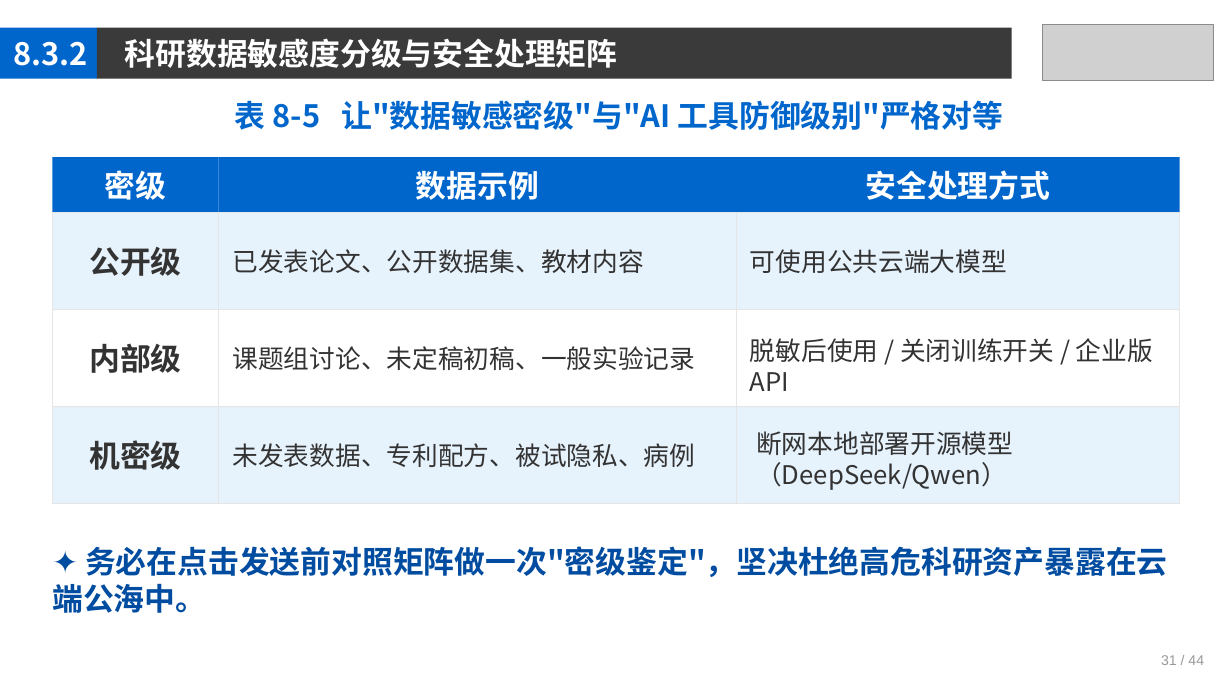
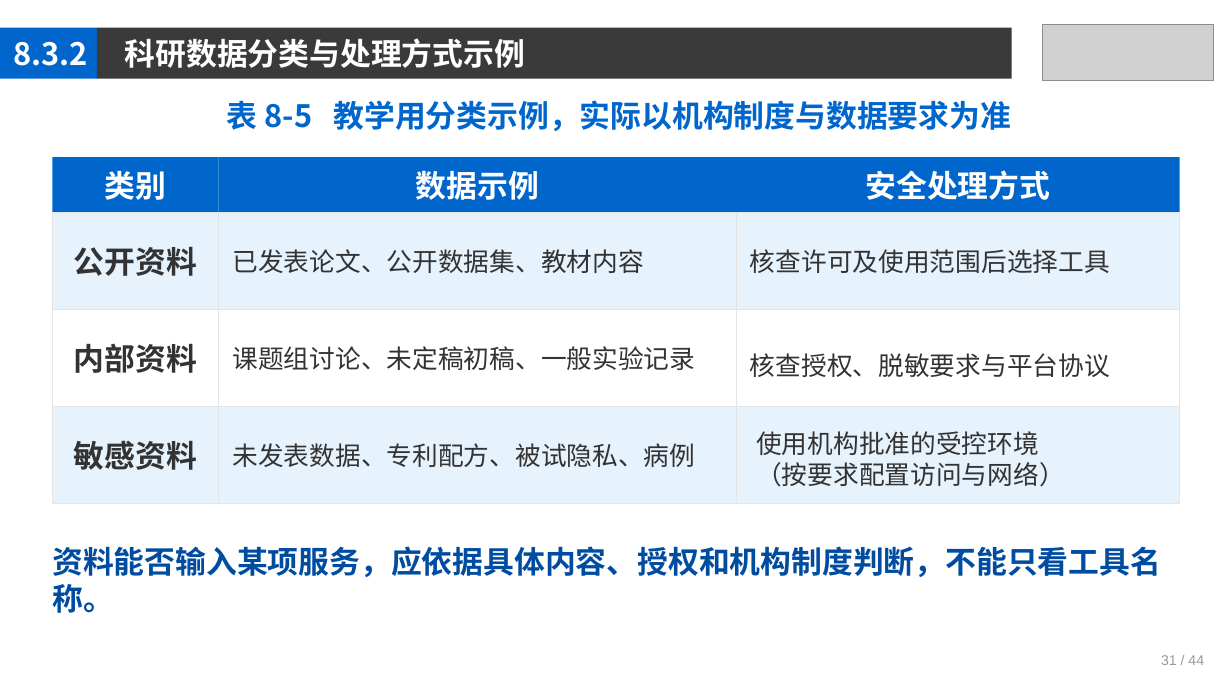
Before and after one commit to jpqiang/AIGC, a slide deck: slide 31 of 课件/第8章.pptx. Drawn at 1232x693 pixels with LibreOffice and Linux fonts; fonts in the diff are those of the drawing; grey boxes stand for pictures. Boxes give left, top, right and bottom in pixels: in the first picture for what was removed or moved away, otherwise in the second. Text is boxed around its words. In the diff, an @@ line names an element or a change of style, - is before the commit and + after.

```diff
--- a/课件/第8章.pptx
+++ b/课件/第8章.pptx
@@ text at (125,38,525,68): text changed @@
-科研数据敏感度分级与安全处理矩阵
+科研数据分类与处理方式示例
@@ text at (227,100,1012,131): text changed @@
-表 8-5 让"数据敏感密级"与"AI 工具防御级别"严格对等
+表 8-5 教学用分类示例，实际以机构制度与数据要求为准
@@ text at (105,171,167,200): text changed @@
-密级
+类别
@@ text at (74,247,197,276): text changed @@
-公开级
+公开资料
@@ text at (750,249,1110,273): text changed @@
-可使用公共云端大模型
+核查许可及使用范围后选择工具
@@ text at (74,343,197,373): text changed @@
-内部级
+内部资料
@@ text at (750,353,1110,377): text changed @@
-脱敏后使用 / 关闭训练开关 / 企业版 API
+核查授权、脱敏要求与平台协议
@@ text at (74,441,197,470): text changed @@
-机密级
+敏感资料
@@ text at (756,431,1065,487): text changed @@
-断网本地部署开源模型
-（DeepSeek/Qwen）
+使用机构批准的受控环境
+（按要求配置访问与网络）
@@ text at (52,546,1161,613): text changed @@
-✦ 务必在点击发送前对照矩阵做一次"密级鉴定"，坚决杜绝高危科研资产暴露在云端公海中。
+资料能否输入某项服务，应依据具体内容、授权和机构制度判断，不能只看工具名称。
```
Also in this commit, not shown: 41 other slides changed, 3 other files.
